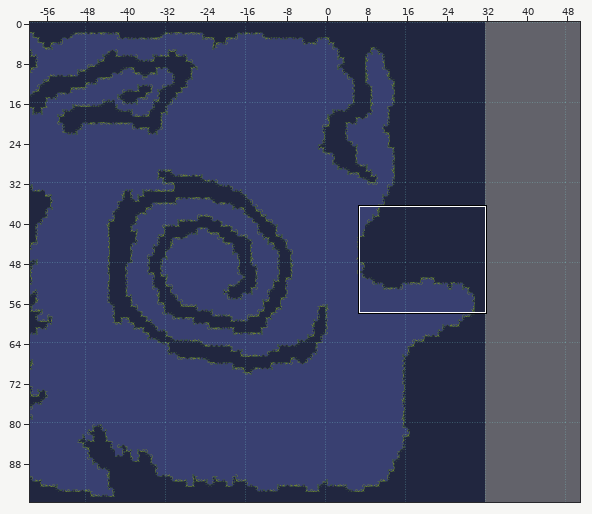
Two versions of a level (Tiled map, src/assets/maps/c1.tmx). Above: a wide view before the commit, with the close-up outlined.
Close-up. As it was:
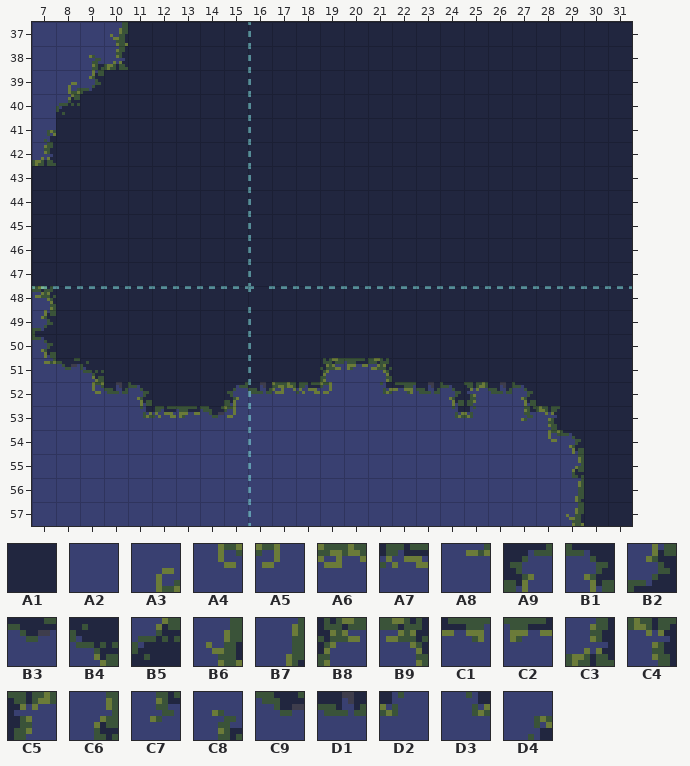
Cells are 8x8 px. Shown: x 7..31, y 37..57. The commit also changed other parts of the map, which this record leaves out.
Key: from "enviro1": A1 0, A2 8, A3 16, A4 16 flipped up-down, A5 16 turned 180, A6 17 flipped up-down, A7 18 flipped up-down, A8 20 turned 180, A9 21, B1 21 flipped left-right, B2 21 turned 180, B3 22 flipped left-right, B4 23, B5 23 flipped up-down, B6 32 flipped up-down, B7 39, B8 53 flipped up-down, B9 53 turned 180, C1 54 flipped up-down, C2 54 turned 180, C3 55, C4 55 flipped up-down, C5 55 turned 180, C6 64, C7 80, C8 80 flipped up-down, C9 81 flipped left-right, D1 82, D2 84, D3 84 flipped left-right, D4 84 turned 180.
__ is an empty cell.
Layers that did not change in this view are not listed.
Layer "NewLayerIt" before, first column x 7:
37 A2 A2 A2 B6 A1 A1 A1 A1 A1 A1 A1 A1 A1 A1 A1 A1 A1 A1 A1 A1 A1 A1 A1 A1 A1
38 A2 A2 C8 C3 A1 A1 A1 A1 A1 A1 A1 A1 A1 A1 A1 A1 A1 A1 A1 A1 A1 A1 A1 A1 A1
39 A2 A3 B2 A1 A1 A1 A1 A1 A1 A1 A1 A1 A1 A1 A1 A1 A1 A1 A1 A1 A1 A1 A1 A1 A1
40 A2 B5 A1 A1 A1 A1 A1 A1 A1 A1 A1 A1 A1 A1 A1 A1 A1 A1 A1 A1 A1 A1 A1 A1 A1
41 D4 A1 A1 A1 A1 A1 A1 A1 A1 A1 A1 A1 A1 A1 A1 A1 A1 A1 A1 A1 A1 A1 A1 A1 A1
42 C3 A1 A1 A1 A1 A1 A1 A1 A1 A1 A1 A1 A1 A1 A1 A1 A1 A1 A1 A1 A1 A1 A1 A1 A1
43 A1 A1 A1 A1 A1 A1 A1 A1 A1 A1 A1 A1 A1 A1 A1 A1 A1 A1 A1 A1 A1 A1 A1 A1 A1
44 A1 A1 A1 A1 A1 A1 A1 A1 A1 A1 A1 A1 A1 A1 A1 A1 A1 A1 A1 A1 A1 A1 A1 A1 A1
45 A1 A1 A1 A1 A1 A1 A1 A1 A1 A1 A1 A1 A1 A1 A1 A1 A1 A1 A1 A1 A1 A1 A1 A1 A1
46 A1 A1 A1 A1 A1 A1 A1 A1 A1 A1 A1 A1 A1 A1 A1 A1 A1 A1 A1 A1 A1 A1 A1 A1 A1
47 A1 A1 A1 A1 A1 A1 A1 A1 A1 A1 A1 A1 A1 A1 A1 A1 A1 A1 A1 A1 A1 A1 A1 A1 A1
48 B9 A1 A1 A1 A1 A1 A1 A1 A1 A1 A1 A1 A1 A1 A1 A1 A1 A1 A1 A1 A1 A1 A1 A1 A1
49 B2 A1 A1 A1 A1 A1 A1 A1 A1 A1 A1 A1 A1 A1 A1 A1 A1 A1 A1 A1 A1 A1 A1 A1 A1
50 B1 A1 A1 A1 A1 A1 A1 A1 A1 A1 A1 A1 A1 A1 A1 A1 A1 A1 A1 A1 A1 A1 A1 A1 A1
51 A8 B3 B4 A1 A1 A1 A1 A1 A1 A1 A1 A1 B8 C2 B9 A1 A1 A1 A1 A1 A1 A1 A1 A1 A1
52 A2 A2 A4 D1 B1 A1 A1 A1 A9 D1 A6 A7 A5 A2 D3 C1 D1 B1 C5 D1 B1 A1 A1 A1 A1
53 A2 A2 A2 A2 D3 A7 C2 C9 A5 A2 A2 A2 A2 A2 A2 A2 A2 D3 D2 A2 C7 C4 A1 A1 A1
54 A2 A2 A2 A2 A2 A2 A2 A2 A2 A2 A2 A2 A2 A2 A2 A2 A2 A2 A2 A2 A2 A4 B1 A1 A1
55 A2 A2 A2 A2 A2 A2 A2 A2 A2 A2 A2 A2 A2 A2 A2 A2 A2 A2 A2 A2 A2 A2 C6 A1 A1
56 A2 A2 A2 A2 A2 A2 A2 A2 A2 A2 A2 A2 A2 A2 A2 A2 A2 A2 A2 A2 A2 A2 B7 A1 A1
57 A2 A2 A2 A2 A2 A2 A2 A2 A2 A2 A2 A2 A2 A2 A2 A2 A2 A2 A2 A2 A2 A2 B6 A1 A1
Now the later version:
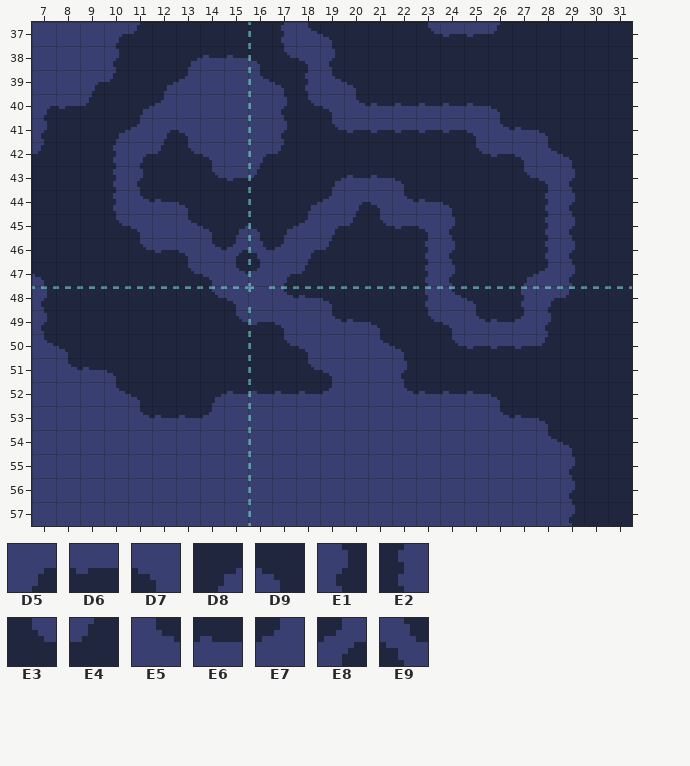
Further tiles: from "enviro0": D5 1, D6 2, D7 3, D8 4, D9 5, E1 9, E2 11, E3 12, E4 13, E5 17, E6 18, E7 19, E8 20, E9 21.
Changes in this commit:
Layer "NewLayerIt":
y 37: x 10..11 B6 A1 -> D5 E4; x 17..19 A1 A1 A1 -> E2 E5 D9; x 23..26 A1 A1 A1 A1 -> E3 D6 D6 E4
y 38: x 9..10 C8 C3 -> A2 E1; x 13..19 A1 A1 A1 A1 A1 A1 A1 -> D8 E6 E6 D9 E3 D7 E1
y 39: x 8..10 A3 B2 A1 -> A2 D5 E4; x 12..20 A1 A1 A1 A1 A1 A1 A1 A1 A1 -> D8 E7 A2 A2 E5 D9 E2 E5 D9
y 40: x 7..9 A2 B5 A1 -> D5 D6 E4; x 11..26 A1 A1 A1 A1 A1 A1 A1 A1 A1 A1 A1 A1 A1 A1 A1 A1 -> D8 E7 A2 A2 A2 A2 E1 E3 D7 E5 E6 E6 E6 E6 E6 D9
y 41: x 7 D4 -> E1; x 10..17 A1 A1 A1 A1 A1 A1 A1 A1 -> D8 E7 D5 D7 A2 A2 A2 E1; x 19..28 A1 A1 A1 A1 A1 A1 A1 A1 A1 A1 -> E3 D6 D6 D6 D6 D6 D7 E5 E6 D9
y 42: x 7 C3 -> E4; x 10..17 A1 A1 A1 A1 A1 A1 A1 A1 -> E2 D5 E4 E3 D7 A2 D5 E4; x 25..29 A1 A1 A1 A1 A1 -> E3 D6 D7 E5 D9
y 43: x 10..11 A1 A1 -> E2 E1; x 14..16 A1 A1 A1 -> E3 D6 E4; x 19..22 A1 A1 A1 A1 -> D8 E6 E6 D9; x 27..29 A1 A1 A1 -> E3 D7 E1
y 44: x 10..13 A1 A1 A1 A1 -> E2 E5 E6 D9; x 18..24 A1 A1 A1 A1 A1 A1 A1 -> D8 E7 D5 D7 E5 E6 D9; x 28..29 A1 A1 -> E2 E1
y 45: x 10..24 A1 A1 A1 A1 A1 A1 A1 A1 A1 A1 A1 A1 A1 A1 A1 -> E3 D7 A2 E5 D9 D8 D9 D8 E7 D5 E4 E3 D6 D7 E1; x 28..29 A1 A1 -> E2 E1
y 46: x 11..19 A1 A1 A1 A1 A1 A1 A1 A1 A1 -> E3 D6 D7 E5 E8 E9 E7 D5 E4; x 23..24 A1 A1 -> E2 E1; x 28..29 A1 A1 -> E2 E1
y 47: x 7 A1 -> D9; x 13..18 A1 A1 A1 A1 A1 A1 -> E3 D7 E5 E7 D5 E4; x 23..24 A1 A1 -> E2 E1; x 27..29 A1 A1 A1 -> D8 E7 E1
y 48: x 7 B9 -> E1; x 14..19 A1 A1 A1 A1 A1 A1 -> E3 D7 A2 E5 E6 D9; x 23..25 A1 A1 A1 -> E2 E5 D9; x 27..29 A1 A1 A1 -> E2 D5 E4
y 49: x 7 B2 -> E1; x 15..21 A1 A1 A1 A1 A1 A1 A1 -> E3 D6 D7 A2 E5 E6 D9; x 23..28 A1 A1 A1 A1 A1 A1 -> E3 D7 E5 E6 E7 E1
y 50: x 7..8 B1 A1 -> E5 D9; x 17..22 A1 A1 A1 A1 A1 A1 -> E3 D7 A2 A2 E5 D9; x 24..28 A1 A1 A1 A1 A1 -> E3 D6 D6 D6 E4
y 51: x 7..10 A8 B3 B4 A1 -> A2 E5 E6 D9; x 18..22 A1 B8 C2 B9 A1 -> E3 D7 A2 A2 E1
y 52: x 9..11 A4 D1 B1 -> A2 E5 D9; x 14..19 A1 A9 D1 A6 A7 A5 -> D8 E6 E6 E6 E6 E7; x 21..27 D3 C1 D1 B1 C5 D1 B1 -> A2 E5 E6 E6 E6 D9 A1
y 53: x 11..15 D3 A7 C2 C9 A5 -> E5 E6 E6 E7 A2; x 24..28 D3 D2 A2 C7 C4 -> A2 A2 E5 E6 D9
y 54: x 28..29 A4 B1 -> E5 D9
y 55: x 29 C6 -> E1
y 56: x 29 B7 -> E1
y 57: x 29 B6 -> E1
Where, in picture pixels (left, top, right, bottom), the same in both close-ups:
changed: (32, 22, 584, 526)
